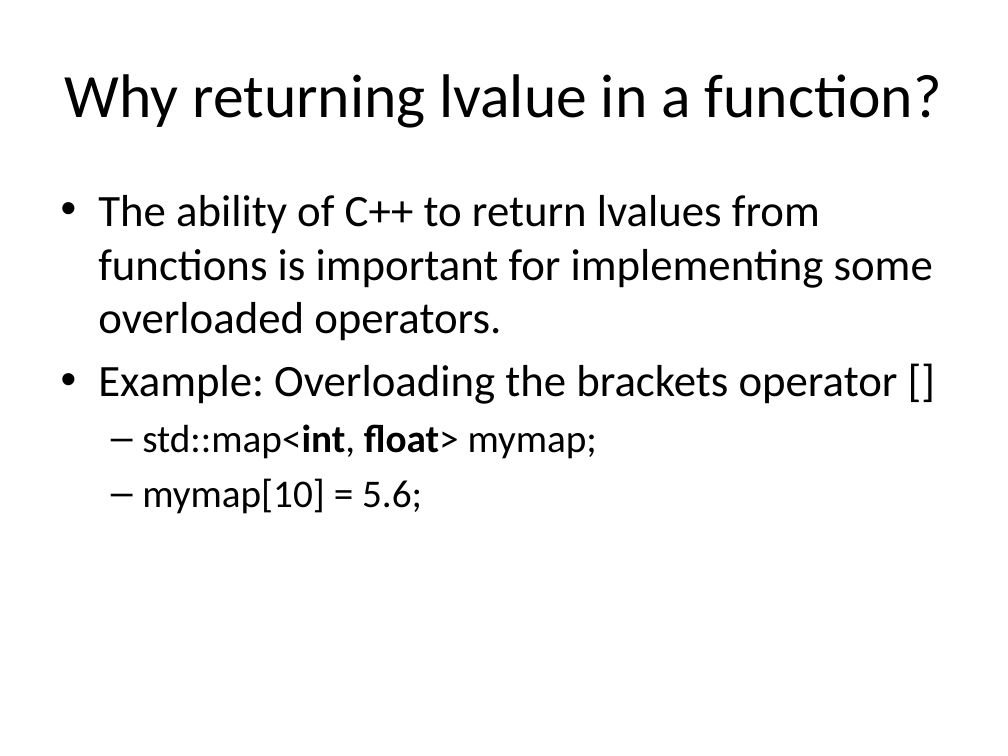
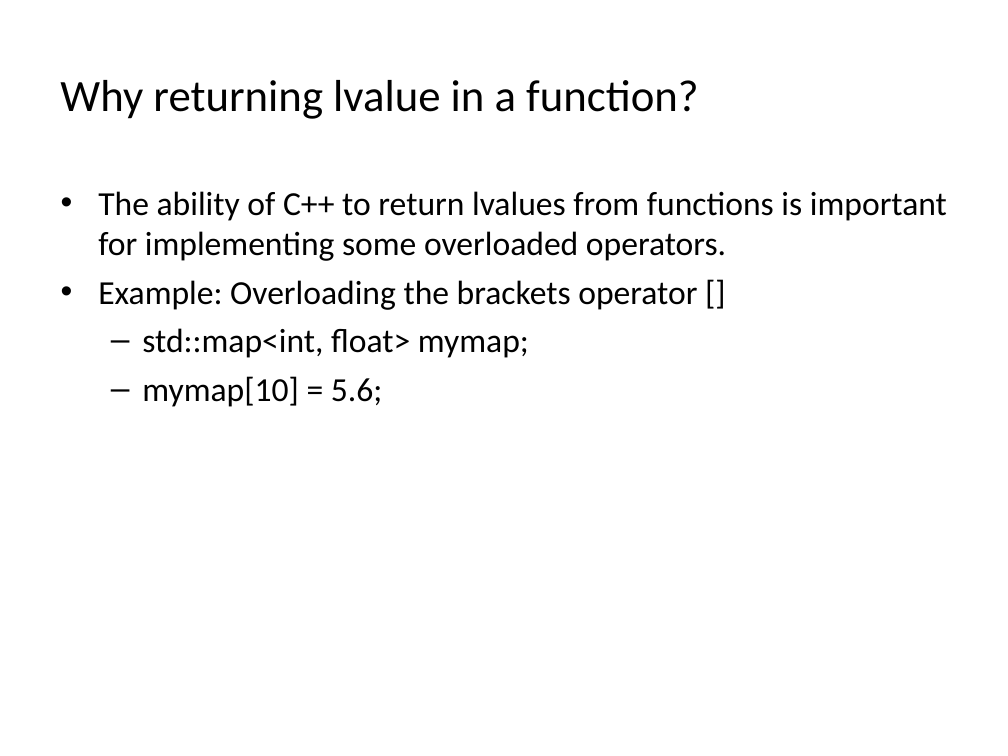
Before and after one commit to codengrow/scj, a slide deck: slide 4 of season1/episode2/rvalue-reference.odp. Drawn at 1008x756 pixels with LibreOffice and Linux fonts; fonts in the diff are those of the drawing; background and template pictures are left out. Boxes give left, top, right and bottom in pixels: in the first picture for what was removed or moved away, otherwise in the second. Text is boxed around its words. In the diff, an @@ line names an element or a change of style, - is before the commit and + after.

```diff
--- a/season1/episode2/rvalue-reference.odp
+++ b/season1/episode2/rvalue-reference.odp
@@ title "Why returning lvalue in a ..." at box(60, 80, 698, 119): size 44 to 32 pt; alignment centre to left @@
@@ text "The ability of C++ to ..." at box(98, 191, 947, 407): size 32 to 24 pt in "The ability of C++ to return lvalues ...", "Example: Overloading the brackets operator []"; size 28 to 24 pt in "std::map<int, float> mymap;", "mymap[10] = 5.6;"; bold off in "std::map<int, float>" @@
```
Also in this commit, not shown: 16 other slides changed, 3 other files.
